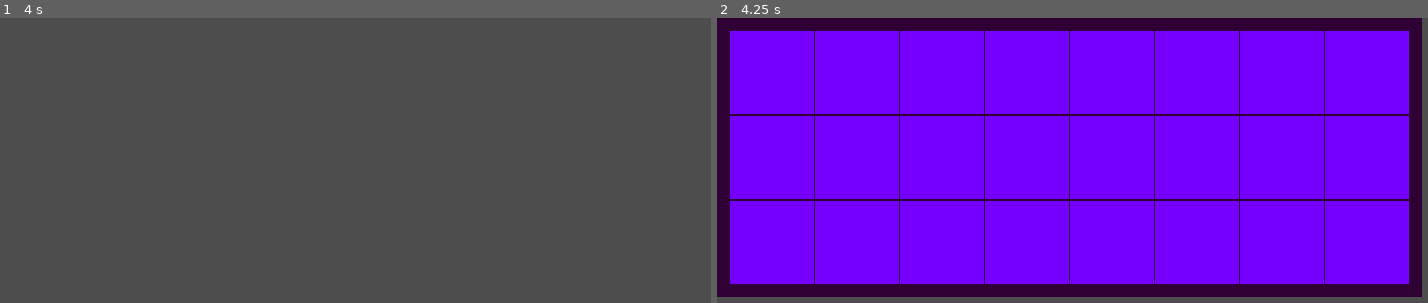
Above: before the commit, frames 1-2 (left to right).
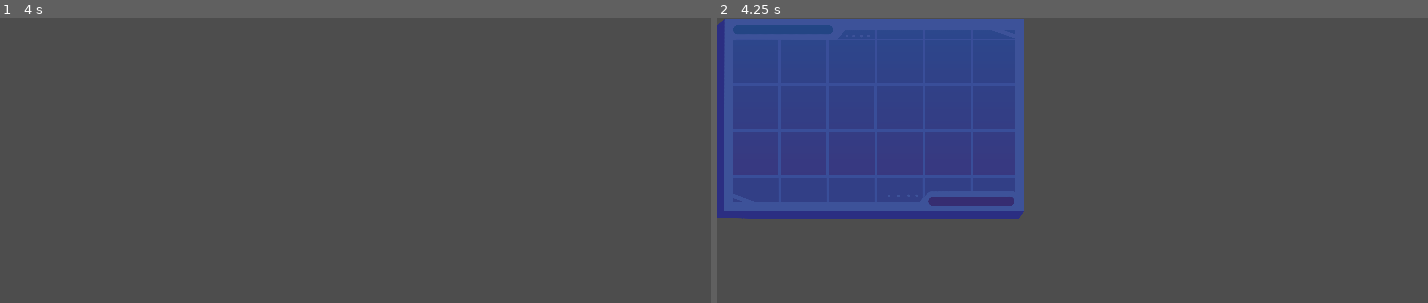
Above: after the commit, the same moments.

Repository: kaelynfmp/HearthLight
Game: Godot game, scene res://scenes/inventory/inventory.tscn
Two runs of this game, one before a commit and one after it. Both use one fixed random seed, a clock stepped at 60 frames per second and the inputs below. This scene is started directly instead of the project's main scene.
Inputs (mouse positions are in pixels of both pictures, inside the frame that each line leads up to):
- Up to frame 1 (4 s): tap Enter (ui_accept) at 0.5, 0.77, 1.25, 2, 2.75, 3.5, 3.77 s; move the mouse to (575, 220) at 0.52 s; hold D (move_right) 0.53-1.25 s; hold Shift (modifier) 0.53-1.25 s; click (575, 220) at 0.67 s; drag from (241, 265) to (outside the picture) at 1.27 s; move the mouse to (483, 143) at 2.02 s; hold D (move_right) 2.03-2.75 s; hold Shift (modifier) 2.03-2.75 s; drag from (outside the picture) to (163, 174) at 2.77 s; move the mouse to (outside the picture) at 3.52 s; hold A (move_left) from 3.53 s (still down); hold Shift (modifier) from 3.53 s (still down)
- Up to frame 2 (4.25 s): keep holding A (move_left); keep holding Shift (modifier); tap E (inventory) at 4.15 s

Frame 1 is identical in both runs. In frame 2, 97% of the frame differs, in the area x 0-100%, y 0-98%.

Commit message:
feat: dynamic inventory ui

Diff:
--- a/resources/character/inventory.tres
+++ b/resources/character/inventory.tres
@@ -130,49 +130,7 @@
 bypass_stack = false
 quantity = 0
 
-[sub_resource type="Resource" id="Resource_khlt8"]
-script = ExtResource("2_57fq4")
-locked = false
-item_filter = Array[ExtResource("3_n2jsp")]([])
-bypass_stack = false
-quantity = 0
-
-[sub_resource type="Resource" id="Resource_ktclp"]
-script = ExtResource("2_57fq4")
-locked = false
-item_filter = Array[ExtResource("3_n2jsp")]([])
-bypass_stack = false
-quantity = 0
-
-[sub_resource type="Resource" id="Resource_wvi37"]
-script = ExtResource("2_57fq4")
-locked = false
-item_filter = Array[ExtResource("3_n2jsp")]([])
-bypass_stack = false
-quantity = 0
-
-[sub_resource type="Resource" id="Resource_1txle"]
-script = ExtResource("2_57fq4")
-locked = false
-item_filter = Array[ExtResource("3_n2jsp")]([])
-bypass_stack = false
-quantity = 0
-
-[sub_resource type="Resource" id="Resource_y3hek"]
-script = ExtResource("2_57fq4")
-locked = false
-item_filter = Array[ExtResource("3_n2jsp")]([])
-bypass_stack = false
-quantity = 0
-
-[sub_resource type="Resource" id="Resource_527vk"]
-script = ExtResource("2_57fq4")
-locked = false
-item_filter = Array[ExtResource("3_n2jsp")]([])
-bypass_stack = false
-quantity = 0
-
 [resource]
 resource_name = "Inventory"
 script = ExtResource("2_v7s4q")
-slots = Array[ExtResource("2_57fq4")]([SubResource("Resource …(495 unchanged characters)… e_m4cxl"), SubResource("Resource_8vgm8"), SubResource("Resource_khlt8"), SubResource("Resource_ktclp"), SubResource("Resource_wvi37"), SubResource("Resource_1txle"), SubResource("Resource_y3hek"), SubResource("Resource_527vk")])
+slots = Array[ExtResource("2_57fq4")]([SubResource("Resource …(495 unchanged characters)… e_m4cxl"), SubResource("Resource_8vgm8")])
--- a/scenes/inventory/inventory.tscn
+++ b/scenes/inventory/inventory.tscn
@@ -1,230 +1,265 @@
-[gd_scene load_steps=5 format=3 uid="uid://c6g34by20r0qc"]
+[gd_scene load_steps=13 format=3 uid="uid://c6g34by20r0qc"]
 
 [ext_resource type="Script" path="res://scripts/gui/inventory/inventory.gd" id="1_esbpf"]
-[ext_resource type="PackedScene" uid="uid://c5605c3ehaw25" path="res://scenes/inventory/slot.tscn" id="2_80pyi"]
-
-[sub_resource type="PlaceholderTexture2D" id="PlaceholderTexture2D_o5cix"]
-
-[sub_resource type="PlaceholderTexture2D" id="PlaceholderTexture2D_1ic8a"]
-size = Vector2(200, 200)
+[ext_resource type="Texture2D" uid="uid://bmp10s6qtnd16" path="res://resources/sprites/inventory/inventory_frame.png" id="2_ru07y"]
+[ext_resource type="Texture2D" uid="uid://botr66ydaifxg" path="res://resources/sprites/inventory/inventory_bg.png" id="3_17kni"]
+[ext_resource type="Texture2D" uid="uid://1d4bc6losgyn" path="res://resources/sprites/inventory/inventory_bottom_tile.png" id="4_acfa3"]
+[ext_resource type="Script" path="res://scenes/inventory/slots.gd" id="5_s5ptj"]
+[ext_resource type="PackedScene" uid="uid://c5605c3ehaw25" path="res://scenes/inventory/slot.tscn" id="6_8dhu3"]
+[ext_resource type="PackedScene" uid="uid://bb280u280s66w" path="res://scenes/inventory/inventory_slot_image.tscn" id="7_bjn36"]
+[ext_resource type="Texture2D" uid="uid://rwnpo84ldki" path="res://resources/sprites/inventory/inventory_top_right_tile.png" id="8_gy5i1"]
+[ext_resource type="Texture2D" uid="uid://dq7m6fqe4qqf7" path="res://resources/sprites/inventory/inventory_bottom_left_bar.png" id="8_hxy1f"]
+[ext_resource type="Texture2D" uid="uid://d230y3xc0ll2v" path="res://resources/sprites/inventory/inventory_top.png" id="9_7fmjv"]
+[ext_resource type="Texture2D" uid="uid://cx7rqtwwi6ub3" path="res://resources/sprites/inventory/inventory_bottom_right_frame.png" id="9_hyo3a"]
+[ext_resource type="Texture2D" uid="uid://dtvqlumr8212s" path="res://resources/sprites/inventory/inventory_bottom_right_bar.png" id="10_wnb6k"]
 
 [node name="Inventory" type="Control"]
 layout_mode = 3
 anchors_preset = 0
-offset_right = 1691.0
-offset_bottom = 669.0
+scale = Vector2(0.4, 0.4)
+size_flags_horizontal = 6
+size_flags_vertical = 6
 script = ExtResource("1_esbpf")
 
 [node name="Background" type="NinePatchRect" parent="."]
-self_modulate = Color(0.186222, 0.207495, 0.199233, 1)
-layout_mode = 0
-offset_right = 1691.0
-offset_bottom = 669.0
-texture = SubResource("PlaceholderTexture2D_o5cix")
-
-[node name="Slots" type="GridContainer" parent="Background"]
-layout_mode = 1
-anchors_preset = 8
-anchor_left = 0.5
-anchor_top = 0.5
-anchor_right = 0.5
-anchor_bottom = 0.5
-offset_left = -814.0
-offset_top = -304.0
-offset_right = 814.0
-offset_bottom = 304.0
+texture_filter = 1
+custom_minimum_size = Vector2(1845, 381)
+layout_mode = 1
+offset_top = 4.0
+offset_right = 1845.0
+offset_bottom = 1207.0
+texture = ExtResource("2_ru07y")
+region_rect = Rect2(-0.085228, 0, 1845.09, 1225.16)
+patch_margin_left = 97
+patch_margin_top = 132
+patch_margin_right = 57
+patch_margin_bottom = 104
+
+[node name="Gradient" type="TextureRect" parent="Background"]
+z_index = -1
+texture_filter = 1
+layout_mode = 1
+anchors_preset = 15
+anchor_right = 1.0
+anchor_bottom = 1.0
+offset_left = 97.0
+offset_top = 130.0
+offset_right = -57.0
+offset_bottom = -249.0
 grow_horizontal = 2
 grow_vertical = 2
-columns = 8
-
-[node name="Slot" parent="Background/Slots" instance=ExtResource("2_80pyi")]
-layout_mode = 2
-
-[node name="InventorySlotBG" type="TextureRect" parent="Background/Slots/Slot"]
-modulate = Color(0.463333, 0.08, 1, 1)
-layout_mode = 2
-texture = SubResource("PlaceholderTexture2D_1ic8a")
-
-[node name="Slot2" parent="Background/Slots" instance=ExtResource("2_80pyi")]
-layout_mode = 2
-
-[node name="InventorySlotBG" type="TextureRect" parent="Background/Slots/Slot2"]
-modulate = Color(0.463333, 0.08, 1, 1)
-layout_mode = 2
-texture = SubResource("PlaceholderTexture2D_1ic8a")
-
-[node name="Slot3" parent="Background/Slots" instance=ExtResource("2_80pyi")]
-layout_mode = 2
-
-[node name="InventorySlotBG" type="TextureRect" parent="Background/Slots/Slot3"]
-modulate = Color(0.463333, 0.08, 1, 1)
-layout_mode = 2
-texture = SubResource("PlaceholderTexture2D_1ic8a")
-
-[node name="Slot4" parent="Background/Slots" instance=ExtResource("2_80pyi")]
-layout_mode = 2
-
-[node name="InventorySlotBG" type="TextureRect" parent="Background/Slots/Slot4"]
-modulate = Color(0.463333, 0.08, 1, 1)
-layout_mode = 2
-texture = SubResource("PlaceholderTexture2D_1ic8a")
-
-[node name="Slot5" parent="Background/Slots" instance=ExtResource("2_80pyi")]
-layout_mode = 2
-
-[node name="InventorySlotBG" type="TextureRect" parent="Background/Slots/Slot5"]
-modulate = Color(0.463333, 0.08, 1, 1)
-layout_mode = 2
-texture = SubResource("PlaceholderTexture2D_1ic8a")
-
-[node name="Slot6" parent="Background/Slots" instance=ExtResource("2_80pyi")]
-layout_mode = 2
-
-[node name="InventorySlotBG" type="TextureRect" parent="Background/Slots/Slot6"]
-modulate = Color(0.463333, 0.08, 1, 1)
-layout_mode = 2
-texture = SubResource("PlaceholderTexture2D_1ic8a")
-
-[node name="Slot7" parent="Background/Slots" instance=ExtResource("2_80pyi")]
-layout_mode = 2
-
-[node name="InventorySlotBG" type="TextureRect" parent="Background/Slots/Slot7"]
-modulate = Color(0.463333, 0.08, 1, 1)
-layout_mode = 2
-texture = SubResource("PlaceholderTexture2D_1ic8a")
-
-[node name="Slot8" parent="Background/Slots" instance=ExtResource("2_80pyi")]
-layout_mode = 2
-
-[node name="InventorySlotBG" type="TextureRect" parent="Background/Slots/Slot8"]
-modulate = Color(0.463333, 0.08, 1, 1)
-layout_mode = 2
-texture = SubResource("PlaceholderTexture2D_1ic8a")
-
-[node name="Slot9" parent="Background/Slots" instance=ExtResource("2_80pyi")]
-layout_mode = 2
-
-[node name="InventorySlotBG" type="TextureRect" parent="Background/Slots/Slot9"]
-modulate = Color(0.463333, 0.08, 1, 1)
-layout_mode = 2
-texture = SubResource("PlaceholderTexture2D_1ic8a")
-
-[node name="Slot10" parent="Background/Slots" instance=ExtResource("2_80pyi")]
-layout_mode = 2
-
-[node name="InventorySlotBG" type="TextureRect" parent="Background/Slots/Slot10"]
-modulate = Color(0.463333, 0.08, 1, 1)
-layout_mode = 2
-texture = SubResource("PlaceholderTexture2D_1ic8a")
-
-[node name="Slot11" parent="Background/Slots" instance=ExtResource("2_80pyi")]
-layout_mode = 2
-
-[node name="InventorySlotBG" type="TextureRect" parent="Background/Slots/Slot11"]
-modulate = Color(0.463333, 0.08, 1, 1)
-layout_mode = 2
-texture = SubResource("PlaceholderTexture2D_1ic8a")
-
-[node name="Slot12" parent="Background/Slots" instance=ExtResource("2_80pyi")]
-layout_mode = 2
-
-[node name="InventorySlotBG" type="TextureRect" parent="Background/Slots/Slot12"]
-modulate = Color(0.463333, 0.08, 1, 1)
-layout_mode = 2
-texture = SubResource("PlaceholderTexture2D_1ic8a")
-
-[node name="Slot13" parent="Background/Slots" instance=ExtResource("2_80pyi")]
-layout_mode = 2
-
-[node name="InventorySlotBG" type="TextureRect" parent="Background/Slots/Slot13"]
-modulate = Color(0.463333, 0.08, 1, 1)
-layout_mode = 2
-texture = SubResource("PlaceholderTexture2D_1ic8a")
-
-[node name="Slot14" parent="Background/Slots" instance=ExtResource("2_80pyi")]
-layout_mode = 2
-
-[node name="InventorySlotBG" type="TextureRect" parent="Background/Slots/Slot14"]
-modulate = Color(0.463333, 0.08, 1, 1)
-layout_mode = 2
-texture = SubResource("PlaceholderTexture2D_1ic8a")
-
-[node name="Slot15" parent="Background/Slots" instance=ExtResource("2_80pyi")]
-layout_mode = 2
-
-[node name="InventorySlotBG" type="TextureRect" parent="Background/Slots/Slot15"]
-modulate = Color(0.463333, 0.08, 1, 1)
-layout_mode = 2
-texture = SubResource("PlaceholderTexture2D_1ic8a")
-
-[node name="Slot16" parent="Background/Slots" instance=ExtResource("2_80pyi")]
-layout_mode = 2
-
-[node name="InventorySlotBG" type="TextureRect" parent="Background/Slots/Slot16"]
-modulate = Color(0.463333, 0.08, 1, 1)
-layout_mode = 2
-texture = SubResource("PlaceholderTexture2D_1ic8a")
-
-[node name="Slot17" parent="Background/Slots" instance=ExtResource("2_80pyi")]
-layout_mode = 2
-
-[node name="InventorySlotBG" type="TextureRect" parent="Background/Slots/Slot17"]
-modulate = Color(0.463333, 0.08, 1, 1)
-layout_mode = 2
-texture = SubResource("PlaceholderTexture2D_1ic8a")
-
-[node name="Slot18" parent="Background/Slots" instance=ExtResource("2_80pyi")]
-layout_mode = 2
-
-[node name="InventorySlotBG" type="TextureRect" parent="Background/Slots/Slot18"]
-modulate = Color(0.463333, 0.08, 1, 1)
-layout_mode = 2
-texture = SubResource("PlaceholderTexture2D_1ic8a")
-
-[node name="Slot19" parent="Background/Slots" instance=ExtResource("2_80pyi")]
-layout_mode = 2
-
-[node name="InventorySlotBG" type="TextureRect" parent="Background/Slots/Slot19"]
-modulate = Color(0.463333, 0.08, 1, 1)
-layout_mode = 2
-texture = SubResource("PlaceholderTexture2D_1ic8a")
-
-[node name="Slot20" parent="Background/Slots" instance=ExtResource("2_80pyi")]
-layout_mode = 2
-
-[node name="InventorySlotBG" type="TextureRect" parent="Background/Slots/Slot20"]
-modulate = Color(0.463333, 0.08, 1, 1)
-layout_mode = 2
-texture = SubResource("PlaceholderTexture2D_1ic8a")
-
-[node name="Slot21" parent="Background/Slots" instance=ExtResource("2_80pyi")]
-layout_mode = 2
-
-[node name="InventorySlotBG" type="TextureRect" parent="Background/Slots/Slot21"]
-modulate = Color(0.463333, 0.08, 1, 1)
-layout_mode = 2
-texture = SubResource("PlaceholderTexture2D_1ic8a")
-
-[node name="Slot22" parent="Background/Slots" instance=ExtResource("2_80pyi")]
-layout_mode = 2
-
-[node name="InventorySlotBG" type="TextureRect" parent="Background/Slots/Slot22"]
-modulate = Color(0.463333, 0.08, 1, 1)
-layout_mode = 2
-texture = SubResource("PlaceholderTexture2D_1ic8a")
-
-[node name="Slot23" parent="Background/Slots" instance=ExtResource("2_80pyi")]
-layout_mode = 2
-
-[node name="InventorySlotBG" type="TextureRect" parent="Background/Slots/Slot23"]
-modulate = Color(0.463333, 0.08, 1, 1)
-layout_mode = 2
-texture = SubResource("PlaceholderTexture2D_1ic8a")
-
-[node name="Slot24" parent="Background/Slots" instance=ExtResource("2_80pyi")]
-layout_mode = 2
-
-[node name="InventorySlotBG" type="TextureRect" parent="Background/Slots/Slot24"]
-modulate = Color(0.463333, 0.08, 1, 1)
-layout_mode = 2
-texture = SubResource("PlaceholderTexture2D_1ic8a")
+texture = ExtResource("3_17kni")
+expand_mode = 1
+
+[node name="BottomFakeSlotTile" type="TextureRect" parent="Background"]
+z_index = -1
+texture_filter = 1
+layout_mode = 1
+anchors_preset = 12
+anchor_top = 1.0
+anchor_right = 1.0
+anchor_bottom = 1.0
+offset_left = 97.0
+offset_top = -249.0
+offset_right = -57.0
+offset_bottom = -104.0
+grow_horizontal = 2
+grow_vertical = 0
+texture = ExtResource("4_acfa3")
+stretch_mode = 1
+
+[node name="Slots" type="HFlowContainer" parent="Background"]
+z_index = -1
+layout_mode = 1
+anchors_preset = 10
+anchor_right = 1.0
+offset_left = 97.0
+offset_top = 130.0
+offset_right = -14.0
+offset_bottom = 1230.0
+grow_horizontal = 2
+theme_override_constants/h_separation = 0
+theme_override_constants/v_separation = 0
+script = ExtResource("5_s5ptj")
+
+[node name="Slot" parent="Background/Slots" instance=ExtResource("6_8dhu3")]
+layout_mode = 2
+
+[node name="InventorySlotImage" parent="Background/Slots/Slot" instance=ExtResource("7_bjn36")]
+layout_mode = 2
+
+[node name="Slot2" parent="Background/Slots" instance=ExtResource("6_8dhu3")]
+layout_mode = 2
+
+[node name="InventorySlotImage" parent="Background/Slots/Slot2" instance=ExtResource("7_bjn36")]
+layout_mode = 2
+
+[node name="Slot3" parent="Background/Slots" instance=ExtResource("6_8dhu3")]
+layout_mode = 2
+
+[node name="InventorySlotImage" parent="Background/Slots/Slot3" instance=ExtResource("7_bjn36")]
+layout_mode = 2
+
+[node name="Slot4" parent="Background/Slots" instance=ExtResource("6_8dhu3")]
+layout_mode = 2
+
+[node name="InventorySlotImage" parent="Background/Slots/Slot4" instance=ExtResource("7_bjn36")]
+layout_mode = 2
+
+[node name="Slot5" parent="Background/Slots" instance=ExtResource("6_8dhu3")]
+layout_mode = 2
+
+[node name="InventorySlotImage" parent="Background/Slots/Slot5" instance=ExtResource("7_bjn36")]
+layout_mode = 2
+
+[node name="Slot6" parent="Background/Slots" instance=ExtResource("6_8dhu3")]
+layout_mode = 2
+
+[node name="InventorySlotImage" parent="Background/Slots/Slot6" instance=ExtResource("7_bjn36")]
+layout_mode = 2
+
+[node name="Slot7" parent="Background/Slots" instance=ExtResource("6_8dhu3")]
+layout_mode = 2
+
+[node name="InventorySlotImage" parent="Background/Slots/Slot7" instance=ExtResource("7_bjn36")]
+layout_mode = 2
+
+[node name="Slot8" parent="Background/Slots" instance=ExtResource("6_8dhu3")]
+layout_mode = 2
+
+[node name="InventorySlotImage" parent="Background/Slots/Slot8" instance=ExtResource("7_bjn36")]
+layout_mode = 2
+
+[node name="Slot9" parent="Background/Slots" instance=ExtResource("6_8dhu3")]
+layout_mode = 2
+
+[node name="InventorySlotImage" parent="Background/Slots/Slot9" instance=ExtResource("7_bjn36")]
+layout_mode = 2
+
+[node name="Slot10" parent="Background/Slots" instance=ExtResource("6_8dhu3")]
+layout_mode = 2
+
+[node name="InventorySlotImage" parent="Background/Slots/Slot10" instance=ExtResource("7_bjn36")]
+layout_mode = 2
+
+[node name="Slot11" parent="Background/Slots" instance=ExtResource("6_8dhu3")]
+layout_mode = 2
+
+[node name="InventorySlotImage" parent="Background/Slots/Slot11" instance=ExtResource("7_bjn36")]
+layout_mode = 2
+
+[node name="Slot12" parent="Background/Slots" instance=ExtResource("6_8dhu3")]
+layout_mode = 2
+
+[node name="InventorySlotImage" parent="Background/Slots/Slot12" instance=ExtResource("7_bjn36")]
+layout_mode = 2
+
+[node name="Slot13" parent="Background/Slots" instance=ExtResource("6_8dhu3")]
+layout_mode = 2
+
+[node name="InventorySlotImage" parent="Background/Slots/Slot13" instance=ExtResource("7_bjn36")]
+layout_mode = 2
+
+[node name="Slot14" parent="Background/Slots" instance=ExtResource("6_8dhu3")]
+layout_mode = 2
+
+[node name="InventorySlotImage" parent="Background/Slots/Slot14" instance=ExtResource("7_bjn36")]
+layout_mode = 2
+
+[node name="Slot15" parent="Background/Slots" instance=ExtResource("6_8dhu3")]
+layout_mode = 2
+
+[node name="InventorySlotImage" parent="Background/Slots/Slot15" instance=ExtResource("7_bjn36")]
+layout_mode = 2
+
+[node name="Slot16" parent="Background/Slots" instance=ExtResource("6_8dhu3")]
+layout_mode = 2
+
+[node name="InventorySlotImage" parent="Background/Slots/Slot16" instance=ExtResource("7_bjn36")]
+layout_mode = 2
+
+[node name="Slot17" parent="Background/Slots" instance=ExtResource("6_8dhu3")]
+layout_mode = 2
+
+[node name="InventorySlotImage" parent="Background/Slots/Slot17" instance=ExtResource("7_bjn36")]
+layout_mode = 2
+
+[node name="Slot18" parent="Background/Slots" instance=ExtResource("6_8dhu3")]
+layout_mode = 2
+
+[node name="InventorySlotImage" parent="Background/Slots/Slot18" instance=ExtResource("7_bjn36")]
+layout_mode = 2
+
+[node name="TopFakeSlotTile" type="TextureRect" parent="Background"]
+texture_filter = 1
+layout_mode = 1
+anchors_preset = 10
+anchor_right = 1.0
+offset_left = 97.0
+offset_top = 70.0
+offset_right = -57.0
+offset_bottom = 122.0
+grow_horizontal = 2
+size_flags_vertical = 0
+texture = ExtResource("8_gy5i1")
+stretch_mode = 1
+
+[node name="TopBar" type="NinePatchRect" parent="Background"]
+layout_mode = 1
+anchors_preset = 10
+anchor_right = 1.0
+offset_left = 97.0
+offset_top = 38.0
+offset_right = -57.0
+offset_bottom = 127.0
+grow_horizontal = 2
+texture = ExtResource("9_7fmjv")
+region_rect = Rect2(0, 0, 1710, 89.2035)
+patch_margin_left = 825
+patch_margin_top = 89
+patch_margin_right = 143
+
+[node name="BottomLeftBar" type="TextureRect" parent="Background"]
+texture_filter = 1
+layout_mode = 1
+anchors_preset = 2
+anchor_top = 1.0
+anchor_bottom = 1.0
+offset_left = 97.0
+offset_top = -160.0
+offset_right = 229.0
+offset_bottom = -104.0
+grow_vertical = 0
+texture = ExtResource("8_hxy1f")
+
+[node name="BottomRightFrame" type="TextureRect" parent="Background"]
+texture_filter = 1
+layout_mode = 1
+anchors_preset = 3
+anchor_left = 1.0
+anchor_top = 1.0
+anchor_right = 1.0
+anchor_bottom = 1.0
+offset_left = -766.0
+offset_top = -168.0
+offset_right = -57.0
+offset_bottom = -104.0
+grow_horizontal = 0
+grow_vertical = 0
+texture = ExtResource("9_hyo3a")
+
+[node name="BottomRightBar" type="TextureRect" parent="Background"]
+texture_filter = 1
+layout_mode = 1
+anchors_preset = 3
+anchor_left = 1.0
+anchor_top = 1.0
+anchor_right = 1.0
+anchor_bottom = 1.0
+offset_left = -578.0
+offset_top = -137.0
+offset_right = -60.0
+offset_bottom = -78.0
+grow_horizontal = 0
+grow_vertical = 0
+texture = ExtResource("10_wnb6k")
--- /dev/null
+++ b/scenes/inventory/inventory_slot_image.tscn
@@ -0,0 +1,7 @@
+[gd_scene load_steps=2 format=3 uid="uid://bb280u280s66w"]
+
+[ext_resource type="Texture2D" uid="uid://dgmoc6decec52" path="res://resources/sprites/inventory/inventory_slot.png" id="1_u8is2"]
+
+[node name="InventorySlotImage" type="TextureRect"]
+texture_filter = 1
+texture = ExtResource("1_u8is2")
--- /dev/null
+++ b/scenes/inventory/slots.gd
@@ -0,0 +1,20 @@
+extends HFlowContainer
+
+var inventory = load("res://resources/character/inventory.tres")
+var prev_slots:int = 0
+
+func add_slots():
+	for child in get_children():
+		child.free()
+
+	for slot in inventory.slots:
+		var new_scene:PanelContainer = load("res://scenes/inventory/slot.tscn").instantiate()
+		new_scene.slot = slot
+		var bg_image:TextureRect = load("res://scenes/inventory/inventory_slot_image.tscn").instantiate()
+		new_scene.add_child(bg_image)
+		add_child(new_scene)
+
+func _process(_delta: float) -> void:
+	if prev_slots != inventory.slots.size():
+		prev_slots = inventory.slots.size()
+		add_slots()
--- a/scenes/room.tscn
+++ b/scenes/room.tscn
@@ -152,8 +152,6 @@
 offset_top = -334.5
 offset_right = 845.0
 offset_bottom = 334.5
-grow_horizontal = 2
-grow_vertical = 2
 
 [node name="Cursor" parent="HUD" instance=ExtResource("9_6c5mx")]
 
Not shown, changed: addons/recipe_tree/recipe_node.tscn
Not shown, changed: addons/recipe_tree/recipe_tree_properties.tres
Not shown: 1 places in resources/character/inventory.tres that only renumber resources
Binary file added: resources/sprites/inventory/inventory_bg.png
Not shown, added: resources/sprites/inventory/inventory_bg.png.import
Binary file added: resources/sprites/inventory/inventory_bottom_left_bar.png
Not shown, added: resources/sprites/inventory/inventory_bottom_left_bar.png.import
Binary file added: resources/sprites/inventory/inventory_bottom_right_bar.png
Not shown, added: resources/sprites/inventory/inventory_bottom_right_bar.png.import
Binary file added: resources/sprites/inventory/inventory_bottom_right_frame.png
Not shown, added: resources/sprites/inventory/inventory_bottom_right_frame.png.import
Binary file added: resources/sprites/inventory/inventory_bottom_tile.png
(and 9 more such lines)
